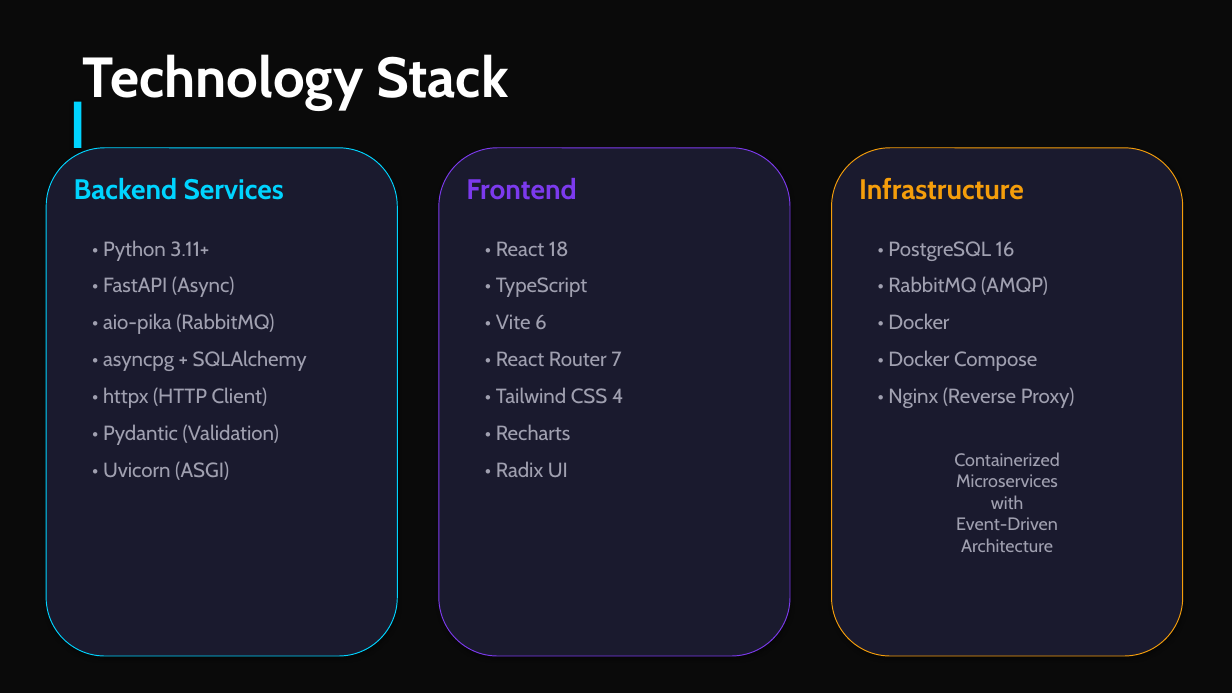
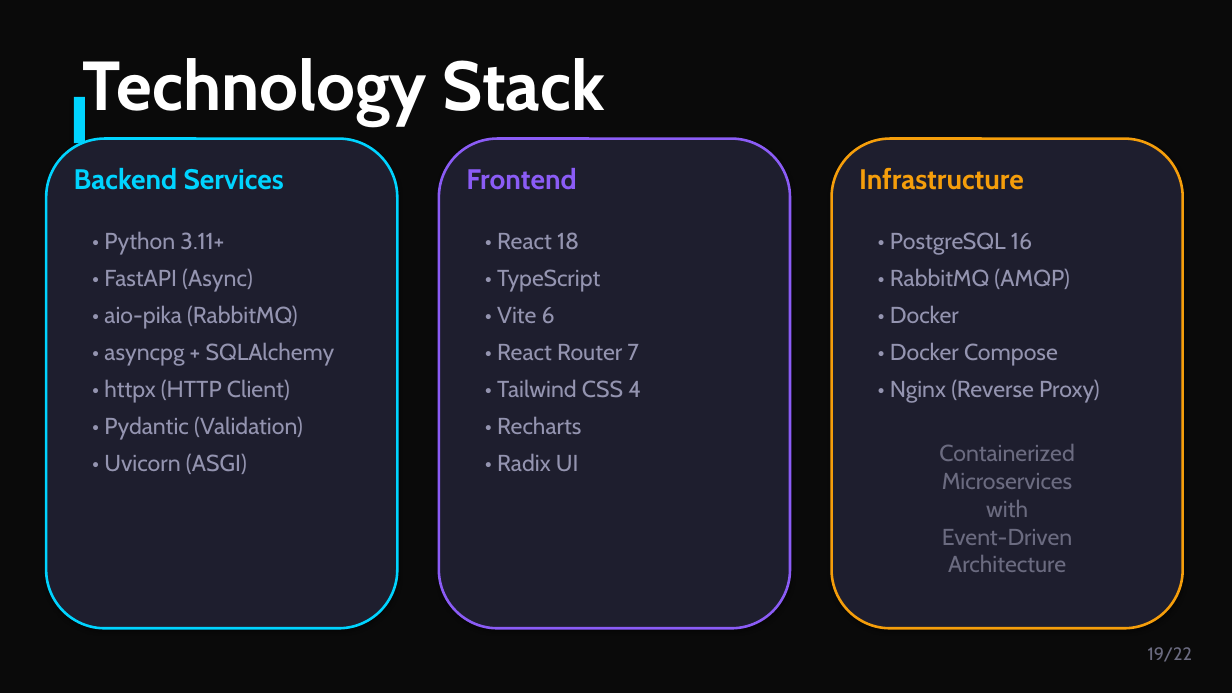
Before and after one commit to paolopagliarini/2063987_WestCompany, a slide deck: slide 19 of booklets/slides/Mars_Habitat_Presentation.pptx (slide 18 before the commit). Drawn at 1232x693 pixels with LibreOffice and Linux fonts; fonts in the diff are those of the drawing. Boxes give left, top, right and bottom in pixels: in the first picture for what was removed or moved away, otherwise in the second. Text is boxed around its words. In the diff, an @@ line names an element or a change of style, - is before the commit and + after.

```diff
--- a/booklets/slides/Mars_Habitat_Presentation.pptx
+++ b/booklets/slides/Mars_Habitat_Presentation.pptx
@@ text "Technology Stack" at (x1=83, y1=58, x2=605, y2=126): size 44 to 54 pt @@
@@ rectangle resized from (x1=74, y1=102, x2=81, y2=148) to (x1=74, y1=97, x2=85, y2=143) @@
@@ rounded rectangle resized from (x1=46, y1=148, x2=397, y2=656) to (x1=46, y1=139, x2=397, y2=628) @@
@@ rounded rectangle at (x1=46, y1=139, x2=397, y2=628): fill #1A1A2E to #1E1E2E; outline #00D4FF 0.75 pt to #00D4FF 2 pt @@
@@ rounded rectangle resized from (x1=439, y1=148, x2=790, y2=656) to (x1=439, y1=139, x2=790, y2=628) @@
@@ rounded rectangle at (x1=439, y1=139, x2=790, y2=628): fill #1A1A2E to #1E1E2E; outline #7C3AED 0.75 pt to #8B5CF6 2 pt @@
@@ rounded rectangle resized from (x1=832, y1=148, x2=1183, y2=656) to (x1=832, y1=139, x2=1183, y2=628) @@
@@ rounded rectangle at (x1=832, y1=139, x2=1183, y2=628): fill #1A1A2E to #1E1E2E; outline #F59E0B 0.75 pt to #F59E0B 2 pt @@
@@ text "Frontend" at (x1=466, y1=168, x2=576, y2=190): text colour #7C3AED to #8B5CF6 @@
@@ 22 texts moved together from (x1=74, y1=178, x2=1075, y2=480) to (x1=74, y1=168, x2=1100, y2=474) @@
@@ size 16 to 18 pt, text colour #A0A0B0 to #9494B0 in 19 elements at (x1=104, y1=231, x2=224, y2=255), (x1=104, y1=268, x2=253, y2=292), (x1=104, y1=305, x2=297, y2=329), (x1=104, y1=342, x2=335, y2=366), (x1=104, y1=379, x2=290, y2=403), (x1=104, y1=416, x2=303, y2=440), (x1=104, y1=453, x2=247, y2=474), (x1=497, y1=232, x2=579, y2=249), (x1=497, y1=269, x2=600, y2=292), (x1=497, y1=307, x2=555, y2=323), (x1=497, y1=344, x2=639, y2=360), (x1=497, y1=379, x2=641, y2=397), (x1=497, y1=416, x2=581, y2=434), (x1=497, y1=453, x2=579, y2=471), (x1=890, y1=232, x2=1032, y2=255), (x1=890, y1=268, x2=1070, y2=289), (x1=890, y1=305, x2=959, y2=323), (x1=890, y1=379, x2=1100, y2=403), (x1=890, y1=342, x2=1058, y2=366) @@
@@ text "Containerized Microservices with Event-Driven Architecture" moved from (x1=954, y1=452, x2=1060, y2=552) to (x1=939, y1=444, x2=1074, y2=572) @@
@@ text "Containerized Microservices with Event-Driven Architecture" at (x1=939, y1=444, x2=1074, y2=572): size 14 to 18 pt, text colour #A0A0B0 to #6B6B80 @@
@@ text added at (x1=1148, y1=647, x2=1193, y2=662), 14 pt, text #6B6B80 @@
+19/22
```
Also in this commit, not shown: 10 other slides changed, 11 slides added, 9 slides removed, 1 other file.
